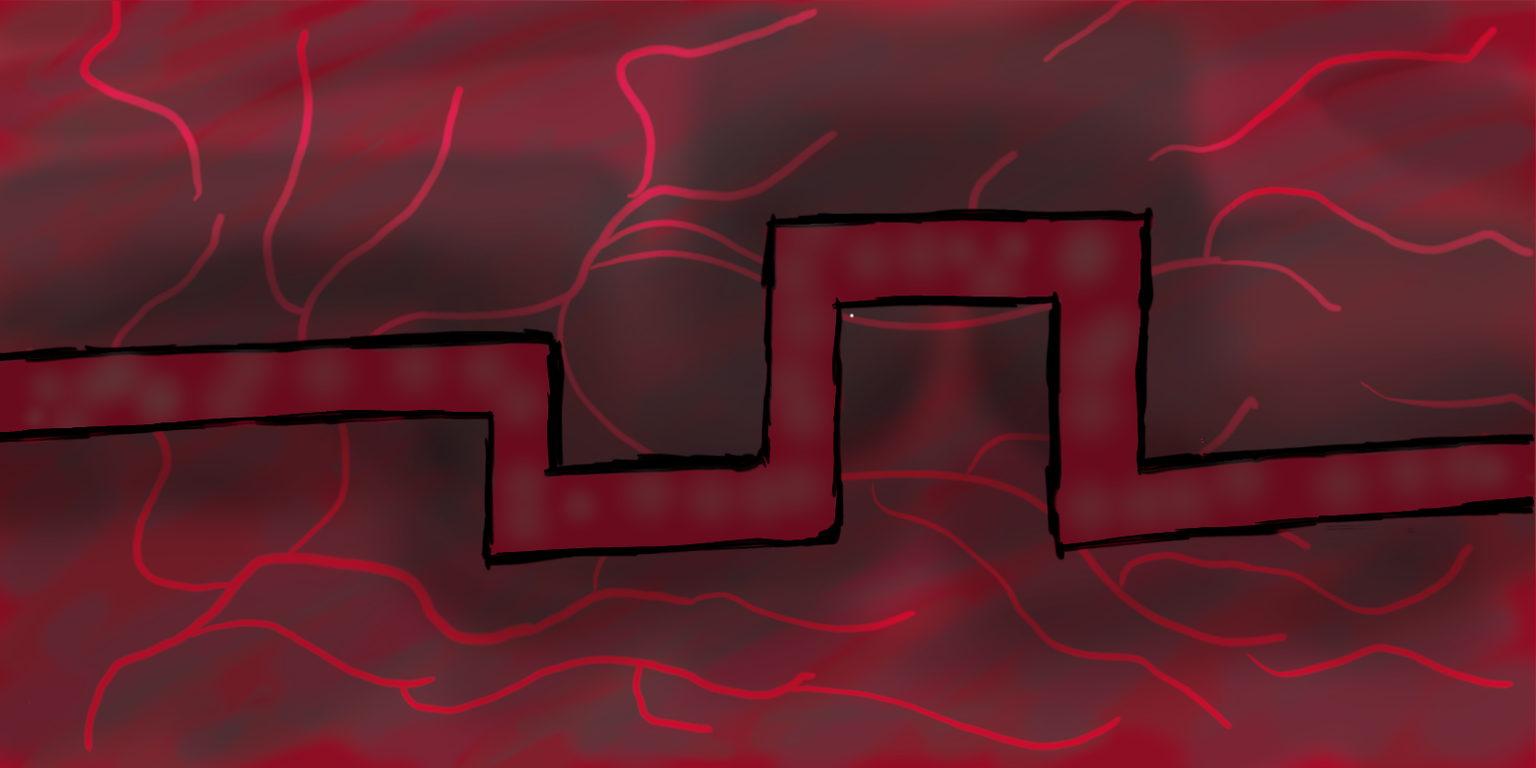
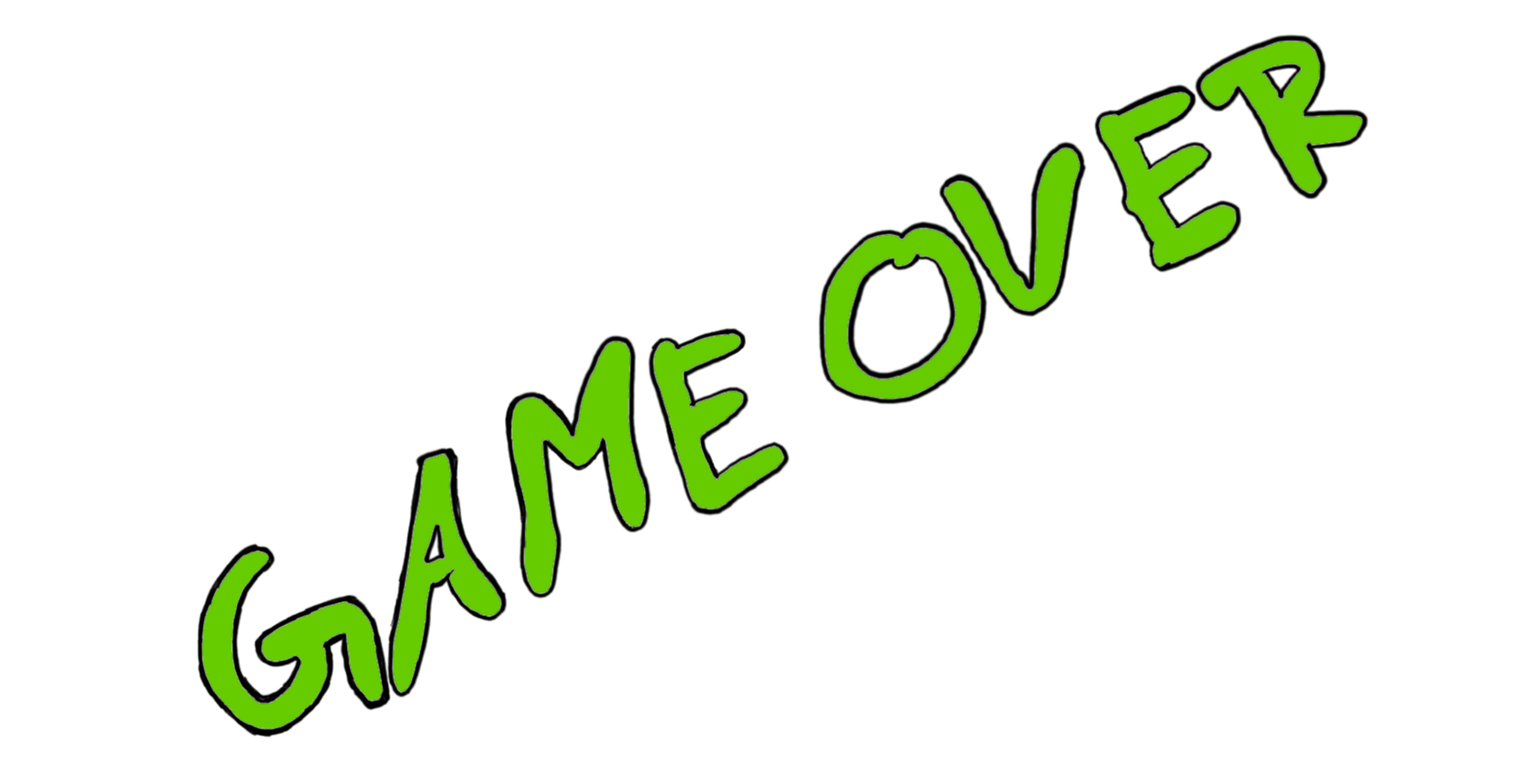
Two versions of the same layered image (1536 x 768). Layer-by-layer changes:
added layer "Ebene" above "Ebene #1" over [196, 32, 1369, 739]
added layer "Ebene #1" above "Eingefügte Ebene" over [201, 40, 1363, 730]
hid "map_1.png" over [0, 0, 1536, 768]
